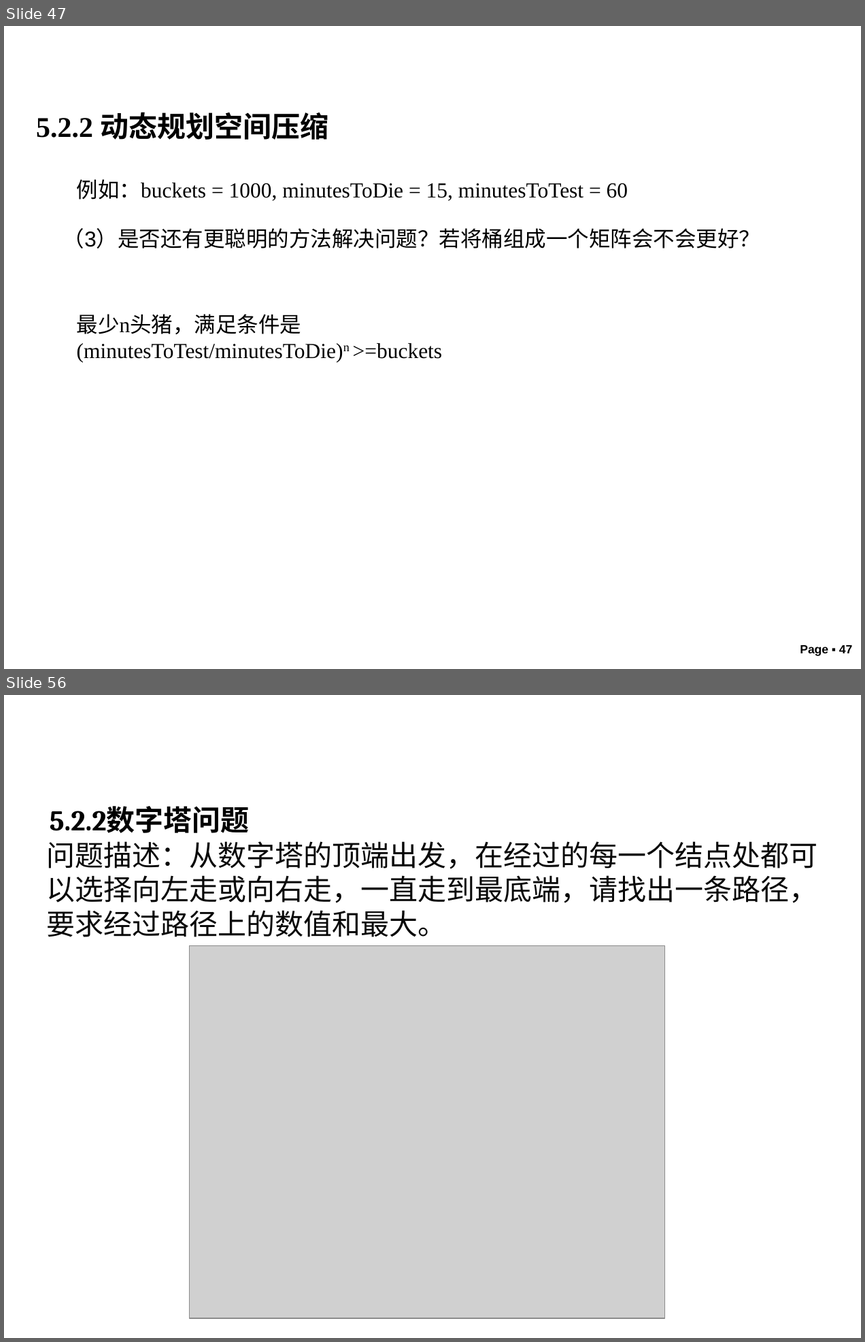
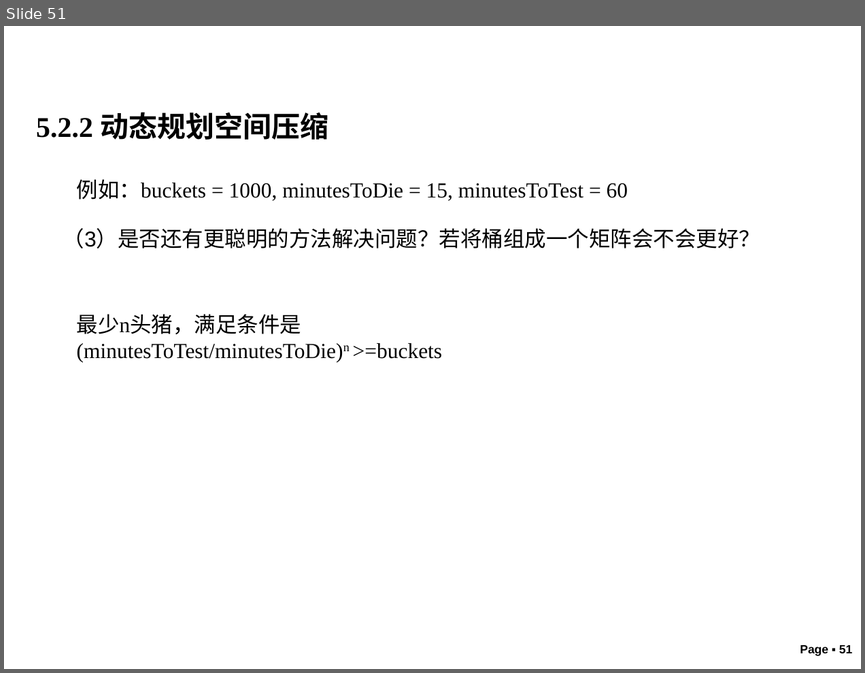
Before and after one commit to liutongling/DP, a slide deck: file/第5章 动态规划法.pptx. Shown one above the other, each under a label of ours: slides 47 and 56 before the commit, slide 51 after it; the slides between them are not shown. The pictures are 865x1342 and 865x673 pixels, drawn with LibreOffice and Linux fonts; fonts in the diff are those of the drawing; grey boxes stand for pictures; background and template pictures are left out. Boxes give left, top, right and bottom in pixels: in the first picture for what was removed or moved away, otherwise in the second. Text is boxed around its words. In the diff, an @@ line names an element or a change of style, - is before the commit and + after.

```diff
--- a/file/第5章 动态规划法.pptx
+++ b/file/第5章 动态规划法.pptx
@@ slide 56 removed at (4, 695, 861, 1338), background #FFFFFF @@
@@ text removed at (50, 806, 249, 833) @@
-5.2.2数字塔问题
@@ text removed at (47, 841, 818, 937) @@
-问题描述：从数字塔的顶端出发，在经过的每一个结点处都可以选择向左走或向右走，一直走到最底端，请找出一条路径，要求经过路径上的数值和最大。
@@ picture removed at (190, 946, 666, 1319) @@
@@ what was slide 47 is now slide 51 @@
@@ page number at (800, 645, 852, 656): text changed @@
-Page ▪ 47
+Page ▪ 51
```
Also in this commit, not shown: 2 slides changed, 5 slides added, 26 other slides removed.
